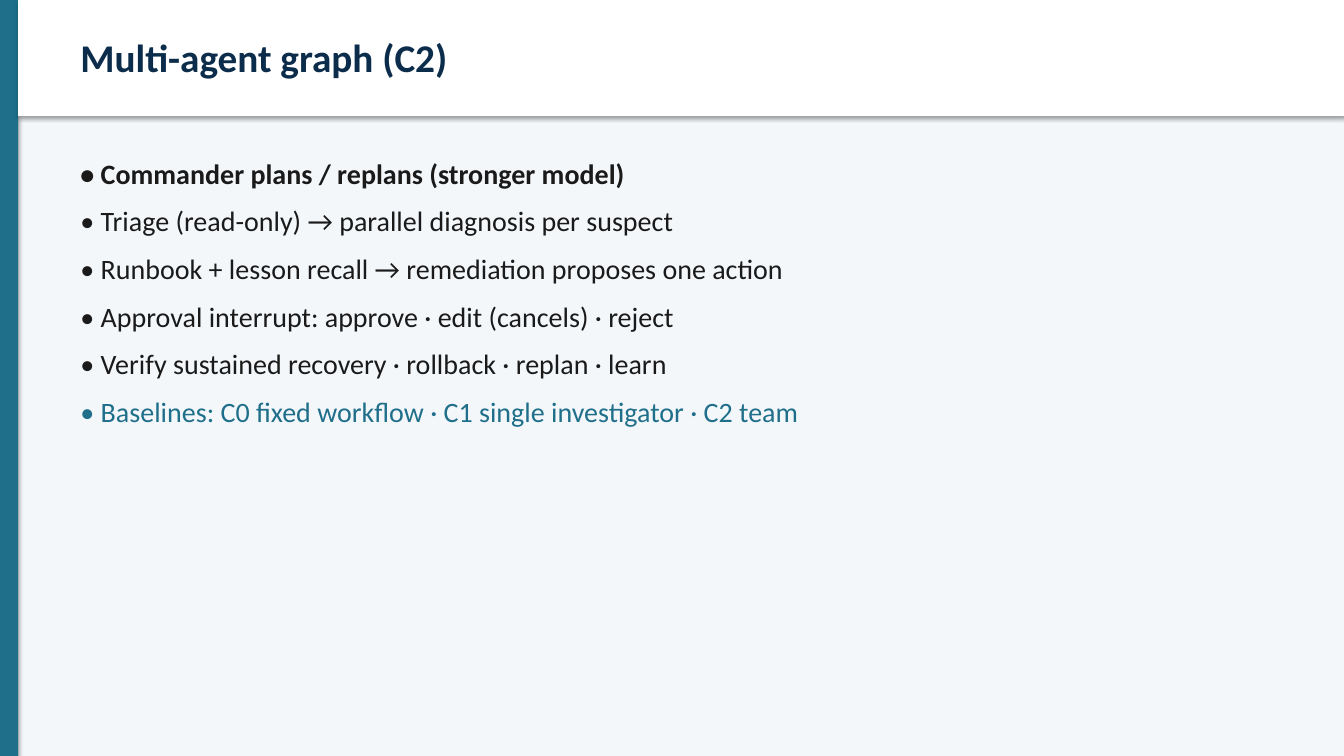
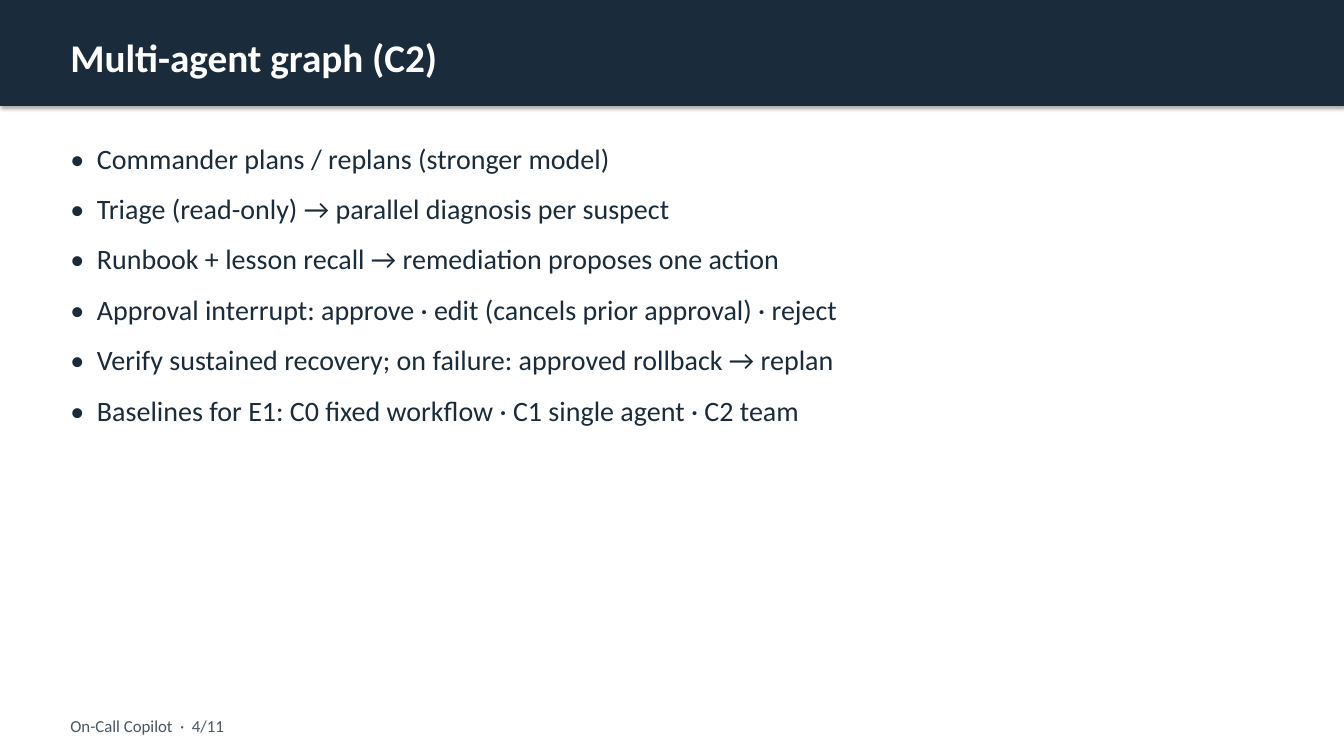
Before and after one commit to IITB-Project-Group/On-Call-Copilot, a slide deck: slide 4 of docs/submission/On-Call-Copilot-Slides.pptx. Drawn at 1344x756 pixels with LibreOffice and Linux fonts; fonts in the diff are those of the drawing. Boxes give left, top, right and bottom in pixels: in the first picture for what was removed or moved away, otherwise in the second. Text is boxed around its words. In the diff, an @@ line names an element or a change of style, - is before the commit and + after.

Commit message:
Refresh submission slides with clearer, less meta wording.

```diff
--- a/docs/submission/On-Call-Copilot-Slides.pptx
+++ b/docs/submission/On-Call-Copilot-Slides.pptx
@@ rectangle: place and size @@
-rectangle at [18,0,1344,116]
+rectangle at [0,0,1344,106]
@@ rectangle at [0,0,1344,106]: fill #FFFFFF to #1A2B3C @@
@@ rectangle removed at [0,0,1344,756] @@
@@ rectangle removed at [0,0,18,756] @@
@@ text "Multi-agent graph (C2)": place and size @@
-text "Multi-agent graph (C2)" at [80,43,447,79]
+text "Multi-agent graph (C2)" at [70,43,437,79]
@@ text "Multi-agent graph (C2)" at [70,43,437,79]: text colour #0B2C4A to #FFFFFF @@
@@ text "• Commander plans / replans ...": place and size @@
-text "• Commander plans / replans ..." at [101,163,798,427]
+text "• Commander plans / replans ..." at [97,148,837,426]
@@ text at [97,148,779,274]: text colour #1A1A1A to #1A2B3C in "• Commander plans / replans (stronger model)", "• Triage (read-only) → parallel diagnosis per ...", "• Runbook + lesson recall → remediation ..."; bold off in "• Commander plans / replans (stronger model)"; more space between paragraphs @@
@@ text at [97,299,837,426]: text changed; text colour #1A1A1A to #1A2B3C @@
-• Approval interrupt: approve · edit (cancels) · reject
-• Verify sustained recovery · rollback · replan · learn
-• Baselines: C0 fixed workflow · C1 single investigator · C2 team
+• Approval interrupt: approve · edit (cancels prior approval) · reject
+• Verify sustained recovery; on failure: approved rollback → replan
+• Baselines for E1: C0 fixed workflow · C1 single agent · C2 team
@@ text added at [70,720,224,735], 12 pt, text #4A5563 @@
+On-Call Copilot · 4/11
```
Also in this commit, not shown: 10 other slides changed, 4 other files.
